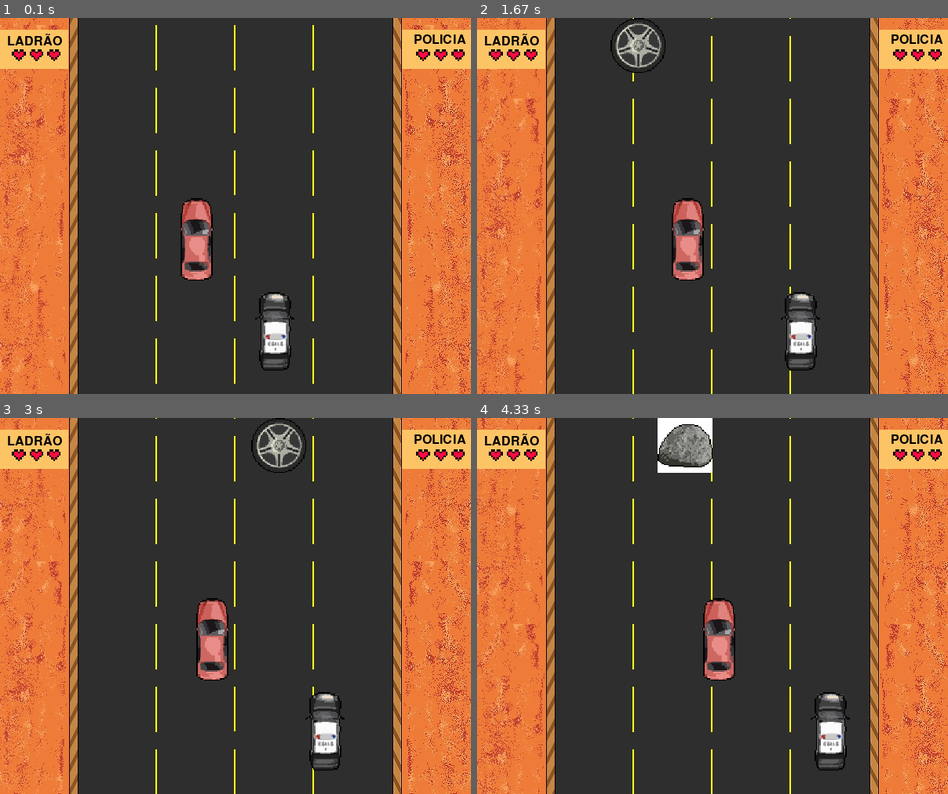
Above: before the commit, frames 1-4 (two rows, left to right).
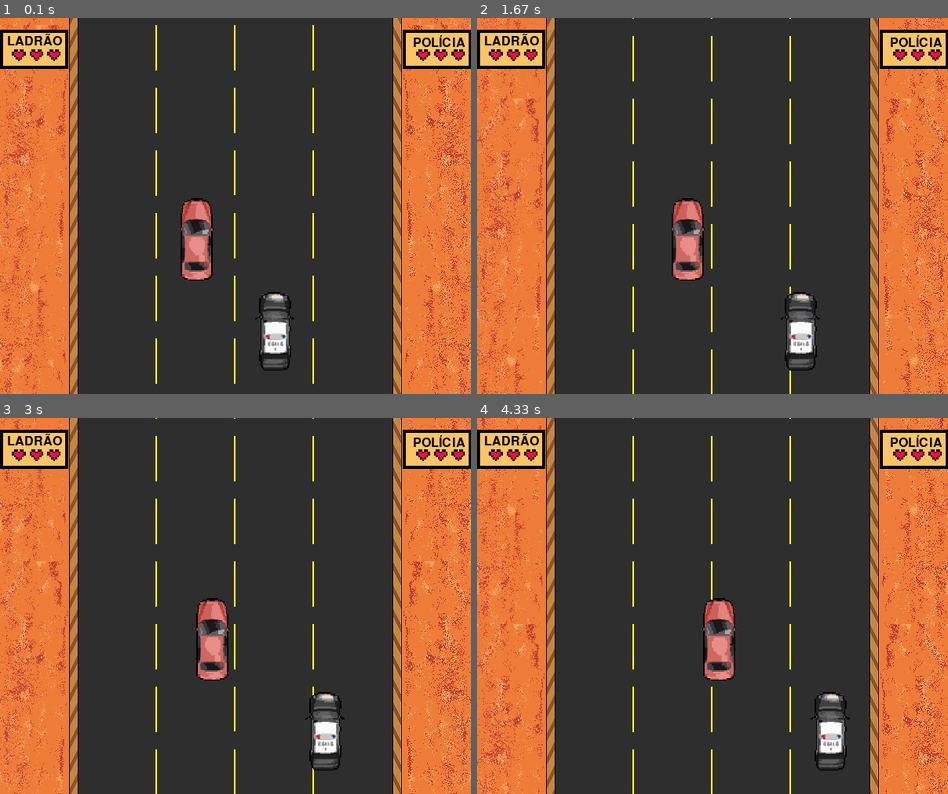
Above: after the commit, the same moments.

Repository: Fdemaiaar/PyGame_Desoft
Game: pygame game, started from main.py
Same seed, same stepped clock (60 frames per second), same inputs: the game is played once before the commit and once after it.
Inputs:
- Up to frame 1 (0.1 s): no input
- Up to frame 2 (1.67 s): hold Right 0.33-0.8 s; hold Right 0.83-1.3 s; hold D 0.83-1.3 s; hold Left from 1.33 s (still down); hold A from 1.33 s (still down)
- Up to frame 3 (3 s): release Left at 1.87 s; release A at 1.87 s; hold Left 1.9-2.3 s; hold A 1.9-2.3 s; hold Right 2.33-2.97 s; hold D 2.33-2.97 s
- Up to frame 4 (4.33 s): hold Left 3-3.47 s; hold A 3-3.47 s; hold Right 3.5-3.97 s; hold D 3.5-3.97 s; hold Right from 4 s (still down); hold D from 4 s (still down)

The runs differ from the first frame. In frame 1, 0.9% of the frame differs, in the area x 0-100%, y 3-14%; in frame 2, 1.6%; in frame 3, 1.6%; in frame 4, 2.5%, in the area x 0-100%, y 0-15%.

Commit message:
Contorno Retângulo

Diff:
--- a/main.py
+++ b/main.py
@@ -73,7 +73,7 @@
 # Texto
 font = pygame.font.SysFont(None, 24)
 ladraotxt = font.render('LADRÃO', True, (0, 0, 0))
-policiatxt = font.render('POLICIA', True, (0, 0, 0))
+policiatxt = font.render('POLÍCIA', True, (0, 0, 0))
 
 
 # Numero de batidas de cada carro
@@ -101,10 +101,12 @@
     screen.blit(ladrao, (ladrao_x,ladrao_y)) # Ladrão
     screen.blit(policia, (policia_x,policia_y)) # Policia
     pygame.draw.rect(screen, corquad, pygame.Rect(0,15,87,50)) # Retângulo Vida ladrão
-    pygame.draw.rect(screen, corquad, pygame.Rect(512,15,88,50)) # Retângulo Vida Policia
+    pygame.draw.rect(screen, corquad, pygame.Rect(513,15,88,50)) # Retângulo Vida Policia
+    pygame.draw.rect(screen, (0,0,0), pygame.Rect(0,15,87,50),4) # Contorno Retângulo Vida ladrão
+    pygame.draw.rect(screen, (0,0,0), pygame.Rect(513,15,88,50),4) # Contorno Retângulo Vida Policia
 
     # Obstáculos
-    if o > 50: # Teste
+    if o == 50: # Teste
         aleatorio(obstaculos)
 
     # Vidas
@@ -134,7 +136,7 @@
 
     # Texto das Vidas
     screen.blit(ladraotxt, (9, 20))
-    screen.blit(policiatxt, (527, 20))
+    screen.blit(policiatxt, (526, 21))
 
     o += 1 # Teste dos obstáculos
 
